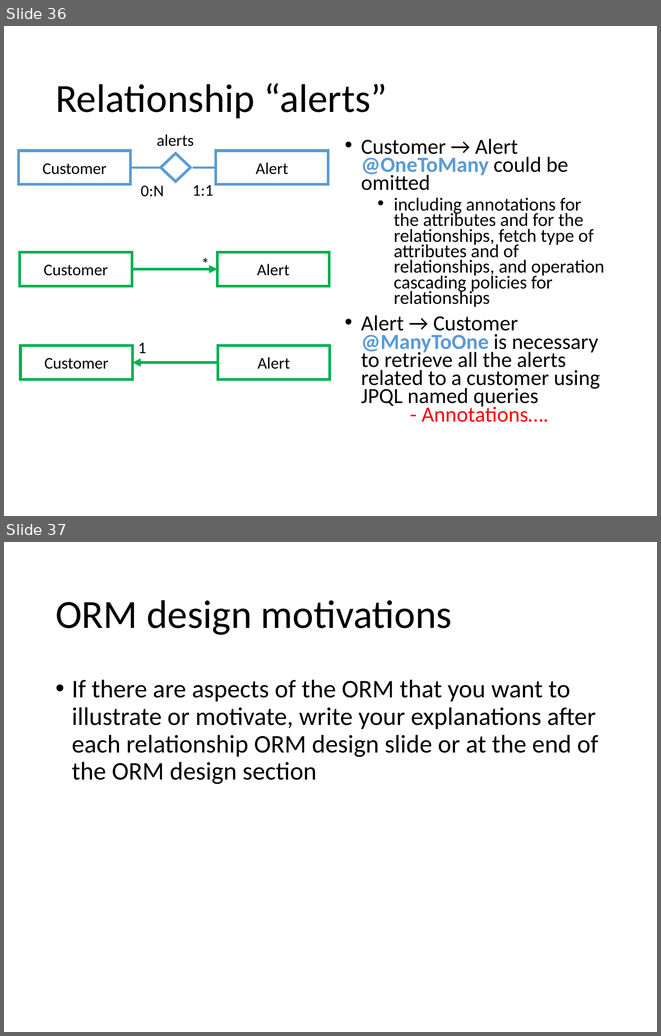
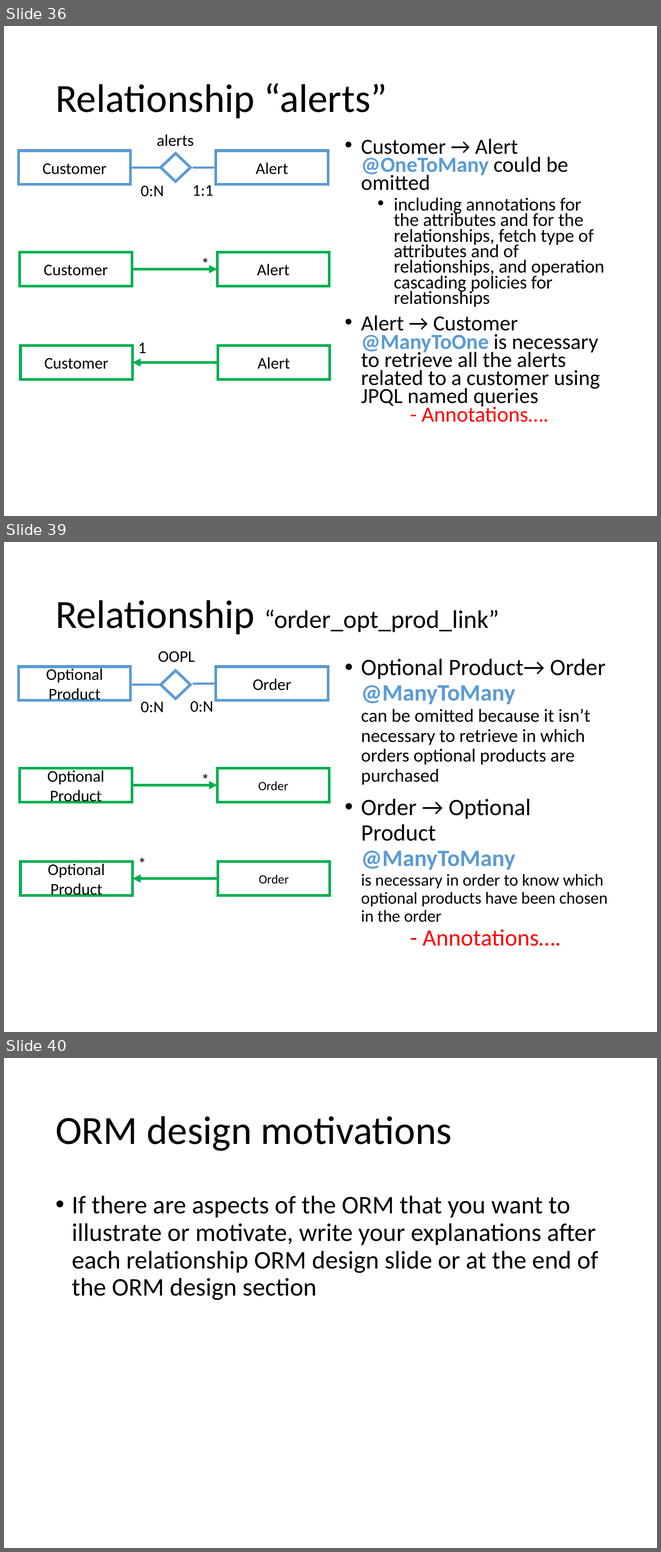
Before and after one commit to andrearestelli/db2-project, a slide deck: docs/documentation.pptx. Shown one above the other, each under a label of ours: slides 36 and 37 before the commit, slides 36, 39 and 40 after it; the slides between them are not shown. The pictures are 661x1036 and 661x1552 pixels, drawn with LibreOffice and Linux fonts; fonts in the diff are those of the drawing. Boxes give left, top, right and bottom in pixels: in the first picture for what was removed or moved away, otherwise in the second. Text is boxed around its words. In the diff, an @@ line names an element or a change of style, - is before the commit and + after.

```diff
--- a/docs/documentation.pptx
+++ b/docs/documentation.pptx
@@ slide 39 added at <box>4,542,657,1032</box>, background #FFFFFF @@
@@ title added at <box>55,600,499,634</box>, 28 pt, text #000000 @@
+Relationship “order_opt_prod_link”
@@ text added at <box>158,651,195,662</box>, 18 pt, text #000000 @@
+OOPL
@@ rectangle added at <box>18,667,131,700</box>, fill #FFFFFF, outline #5B9BD5 3 pt, 18 pt, text #000000 @@
+Optional Product
@@ rectangle added at <box>216,667,328,700</box>, fill #FFFFFF, outline #5B9BD5 3 pt, 18 pt, text #000000 @@
+Order
@@ text added at <box>361,659,608,946</box>, 20.4 pt, text #000000 @@
+• Optional Product→ Order
+  @ManyToMany
+  can be omitted because it isn’t necessary to retrieve in which orders optional products are purchased
+• Order → Optional Product
+  @ManyToMany
+  is necessary in order to know which optional products have been chosen in the order
+  - Annotations….
@@ line added from (161, 685) to (131, 685), #5B9BD5 2.25 pt @@
@@ diamond added at <box>160,671,191,699</box>, fill #FFFFFF, outline #5B9BD5 3 pt @@
@@ line added from (216, 684) to (193, 684), #5B9BD5 2.25 pt @@
@@ text added at <box>141,702,164,713</box>, 18 pt, text #000000 @@
+0:N
@@ text added at <box>190,701,213,712</box>, 18 pt, text #000000 @@
+0:N
@@ rectangle added at <box>20,768,132,802</box>, outline #00B050 3 pt, 18 pt, text #000000 @@
+Optional Product
@@ text added at <box>195,766,216,792</box>, 18 pt, text #000000 @@
+*
@@ rectangle added at <box>218,768,330,802</box>, outline #00B050 3 pt, 14 pt, text #000000 @@
+Order
@@ arrow added from (132, 785) to (218, 785), #00B050 3 pt @@
@@ text added at <box>131,849,153,876</box>, 18 pt, text #000000 @@
+*
@@ rectangle added at <box>20,861,133,896</box>, outline #00B050 3 pt, 18 pt, text #000000 @@
+Optional Product
@@ rectangle added at <box>218,861,330,896</box>, outline #00B050 3 pt, 14 pt, text #000000 @@
+Order
@@ arrow added from (218, 878) to (133, 878), #00B050 3 pt @@
@@ what was slide 37 is now slide 40 @@
```
Also in this commit, not shown: 2 other slides added.
